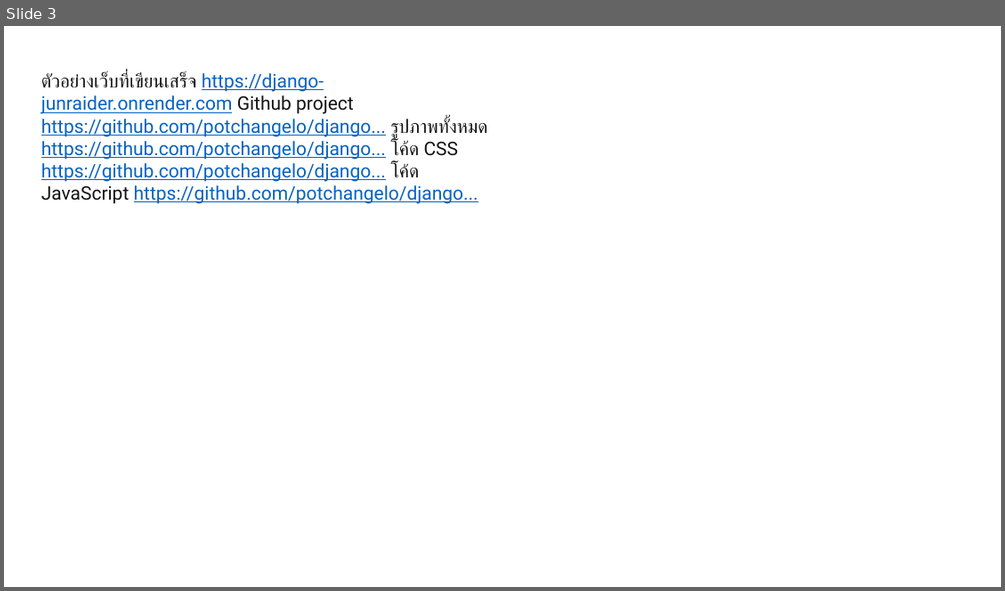
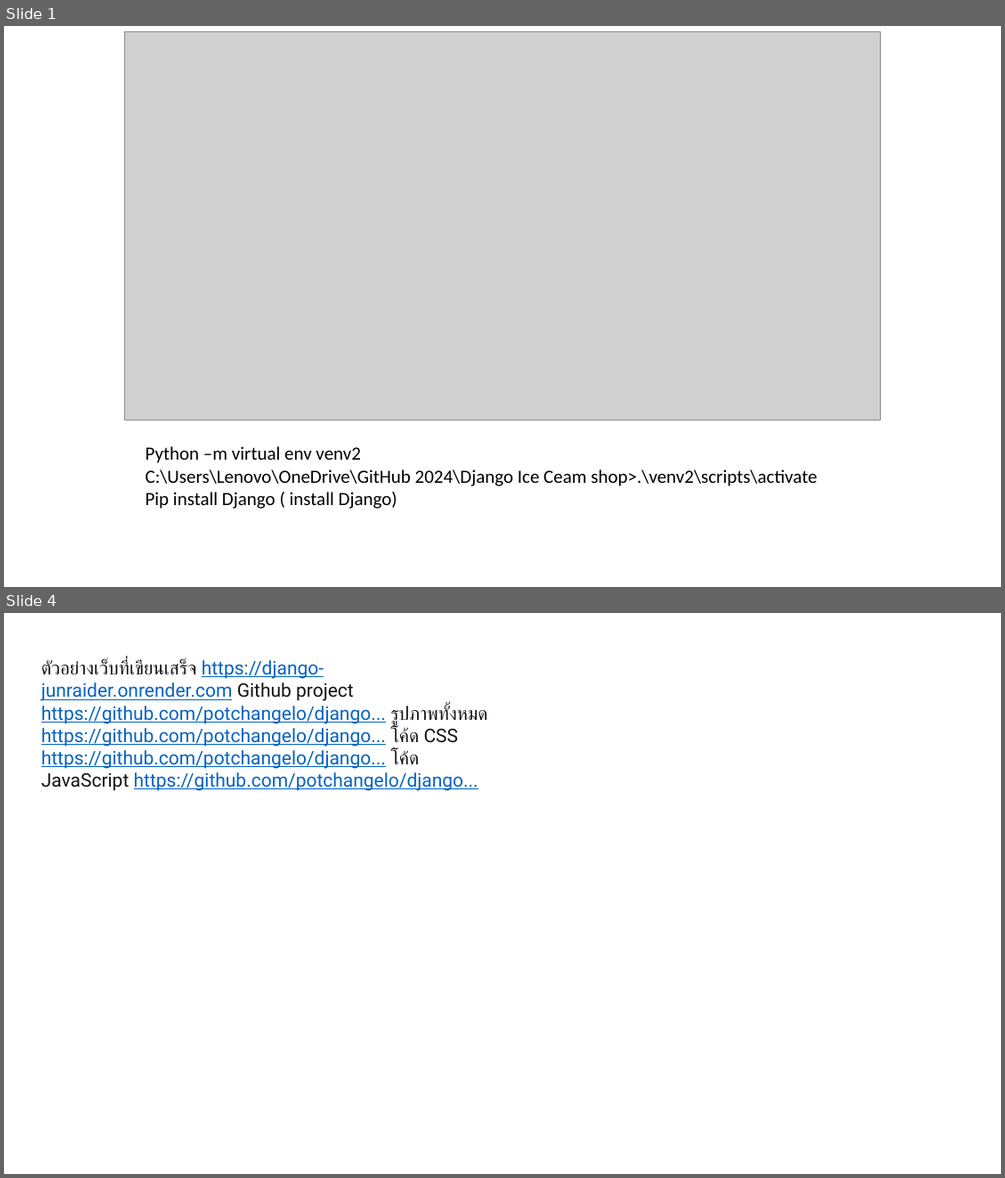
Before and after one commit to Witaya252525/Django_ice-cream, a slide deck: MEMO.pptx. Shown one above the other, each under a label of ours: slide 3 before the commit, slides 1 and 4 after it; the slides between them are not shown. The pictures are 1005x591 and 1005x1178 pixels, drawn with LibreOffice and Linux fonts; fonts in the diff are those of the drawing; grey boxes stand for pictures. Boxes give left, top, right and bottom in pixels: in the first picture for what was removed or moved away, otherwise in the second. Text is boxed around its words. In the diff, an @@ line names an element or a change of style, - is before the commit and + after.

```diff
--- a/MEMO.pptx
+++ b/MEMO.pptx
@@ slide 1 added at (x1=4, y1=26, x2=1001, y2=587), background #FFFFFF @@
@@ picture added at (x1=124, y1=32, x2=881, y2=420) @@
@@ text added at (x1=146, y1=446, x2=817, y2=508), 18 pt, text #000000 @@
+Python –m virtual env venv2
+C:\Users\Lenovo\OneDrive\GitHub 2024\Django Ice Ceam shop>.\venv2\scripts\activate
+Pip install Django ( install Django)
@@ what was slide 3 is now slide 4 @@
```
Also in this commit, not shown: 1 slide changed, 1 other slide added, 1 slide removed, 4 other files.
